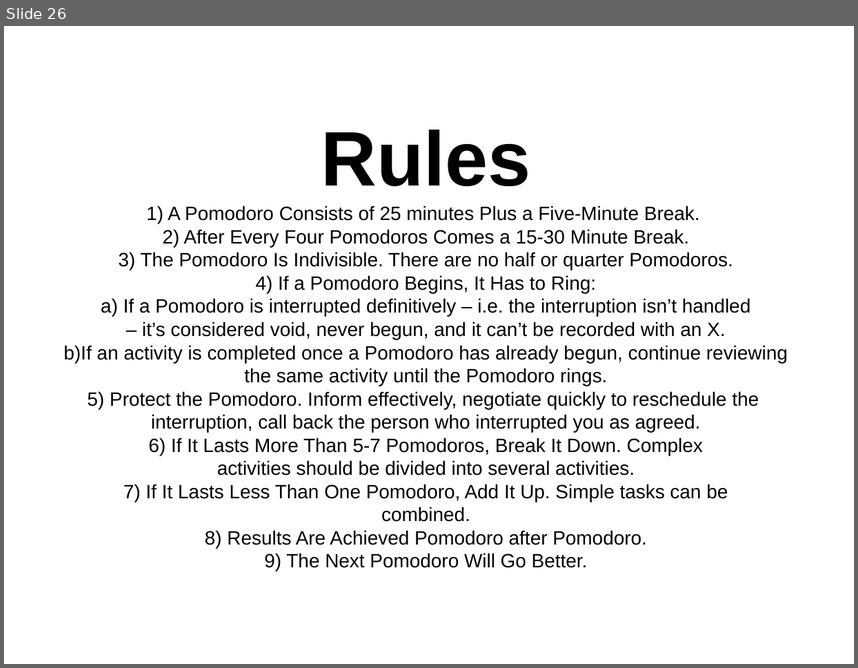
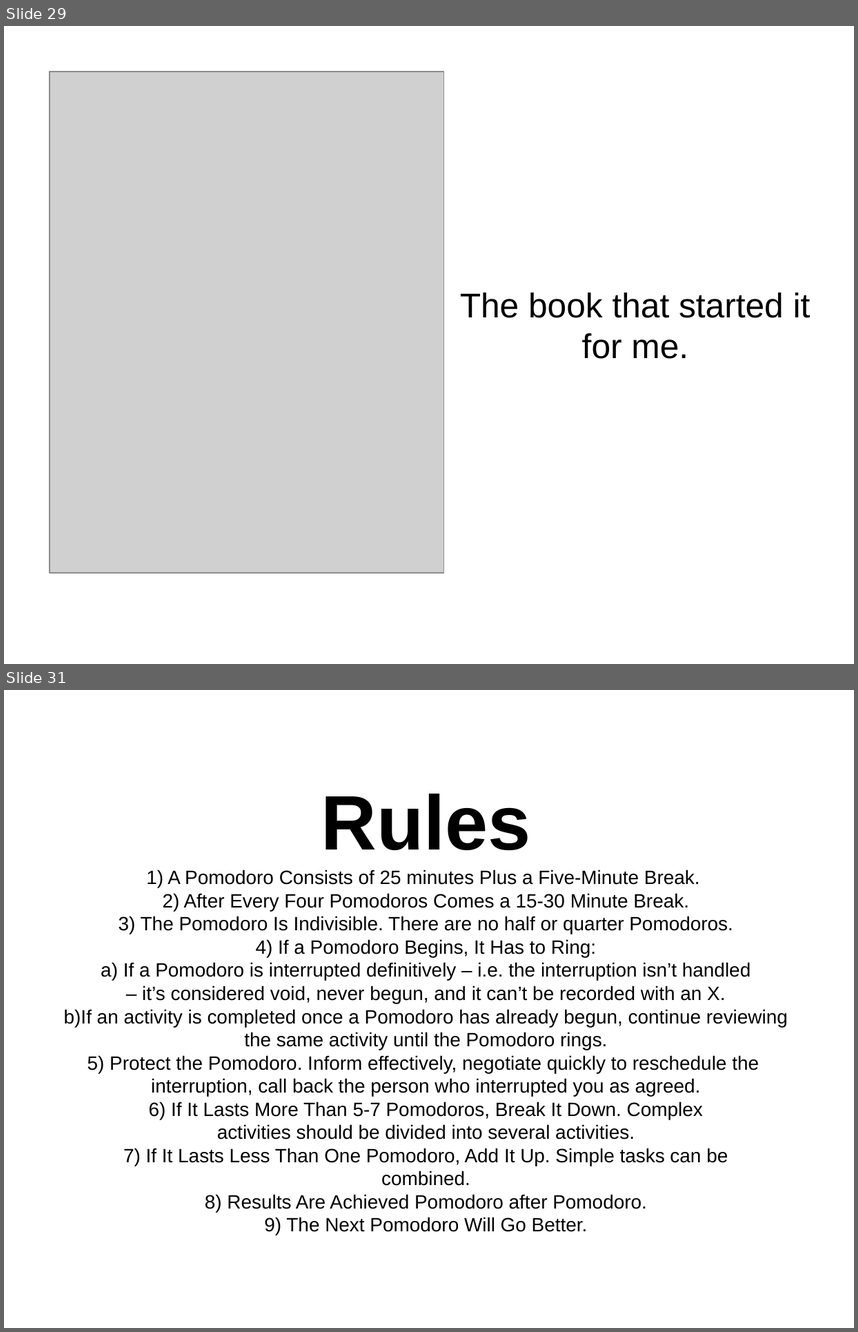
Before and after one commit to setitesuk/presentations, a slide deck: pomodoro_lightning_talk.odp. Shown one above the other, each under a label of ours: slide 26 before the commit, slides 29 and 31 after it; the slides between them are not shown. The pictures are 858x668 and 858x1332 pixels, drawn with LibreOffice and Linux fonts; fonts in the diff are those of the drawing; grey boxes stand for pictures. Boxes give left, top, right and bottom in pixels: in the first picture for what was removed or moved away, otherwise in the second. Text is boxed around its words. In the diff, an @@ line names an element or a change of style, - is before the commit and + after.

```diff
--- a/pomodoro_lightning_talk.odp
+++ b/pomodoro_lightning_talk.odp
@@ slide 29 added at box(4, 26, 854, 664), background #FFFFFF @@
@@ picture added at box(50, 72, 444, 573) @@
@@ subtitle added at box(460, 292, 811, 359), 32 pt, text #000000 @@
+The book that started it for me.
@@ what was slide 26 is now slide 31 @@
```
Also in this commit, not shown: 4 other slides added.
